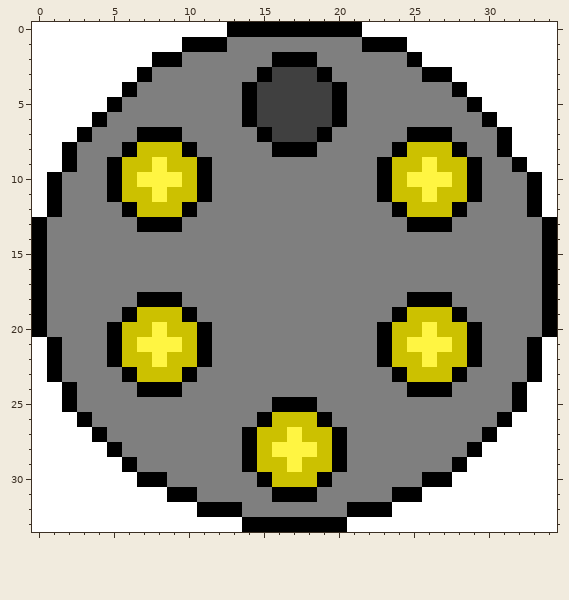
Pixel-art sprite: src/images/sprites/wildWest/AmmoFive.png. Above: the version before the commit.
The file is 35x34 pixels.
And afterwards:
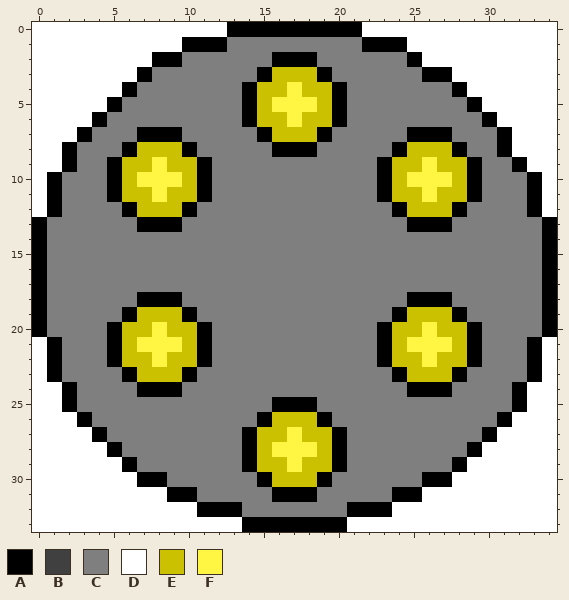
Palette (. is transparent): A #000000  B #404040  C #7f7f7f  D #ffffff  E #ccc100  F #fff542
Difference:
@@ x 13..21 @@
  2 CCCAAACCC
- 3 CCABBBACC
- 4 CABBBBBAC
- 5 CABBBBBAC
- 6 CABBBBBAC
- 7 CCABBBACC
+ 3 CCAEEEACC
+ 4 CAEEFEEAC
+ 5 CAEFFFEAC
+ 6 CAEEFEEAC
+ 7 CCAEEEACC
  8 CCCAAACCC
Pixel boxes of the changes (left, top, right, bottom) in both pictures:
changed: (257, 67, 332, 142)
